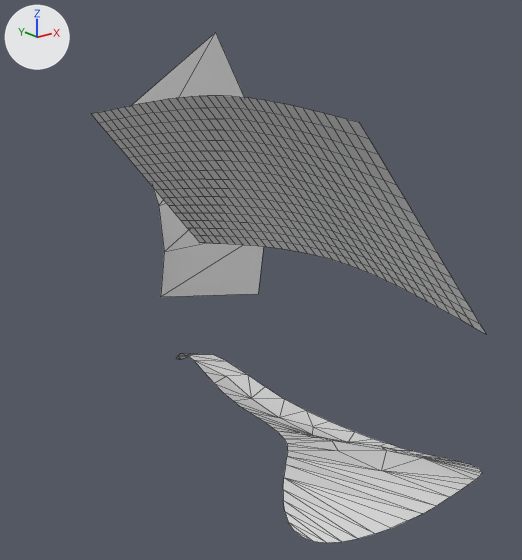
The Blender file 3d_modelling/model9.blend, before and after one commit.
Rendered twice from a 50 mm lens placed at (-59.0, -63.6, 37.7), pointed at (2.5, 13.2, 7.0). Lighting does not change. The marker at upper left points along +X, +Y and +Z. Mesh edges are drawn as thin lines.
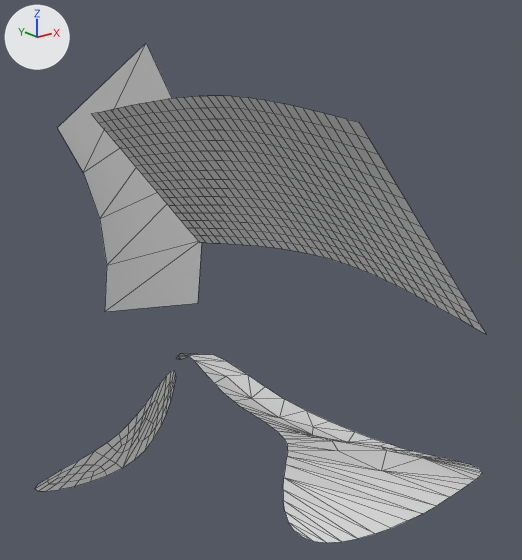
What changed in the scene script:
```text
Add me_plane_003:
    me_plane_003.from_pydata([(3.54, 0.38, 0.0), (3.99, 0.21, 0.0), (-2.29, -2.34, 0.0), (2.16, -1.19, 0.0), (1.67, -3.2, 0.0), (0.65, -1.97, 0.0), (3.17, -2.08, 0.0), (-1.28, -2.92, 0.0)], [], [(4, 0, 3), (3, 5, 4), (6, 0, 4), (1, 0, 6), (2, 7, 5), (7, 4, 5)])
Change ob_cylinder:
    ob_cylinder.location: (-35.8, 59.5, 3.3) -> (-46.7, 56.2, 1.4)
    ob_cylinder.rotation_euler: (-80.14, -3.718, -0.156) -> (-80.11, -3.719, 0.0255)  # degrees (88, -213, -8.9) -> degrees (90, -213, 1.5)
Add ob_plane_001:
    ob_plane_001 = bpy.data.objects.new('Plane.001', me_plane_003)
    ob_plane_001.location = (-14.4, 40.7, -18.3)
    ob_plane_001.rotation_euler = (1.571, 0.0, 0.0)  # degrees (90, 0, 0)
    ob_plane_001.scale = (5.0, 5.0, 1.0)
    _m = ob_plane_001.modifiers.new('Subsurf', 'SUBSURF')
    _m.levels = 2
```

Location of each change, (x1, y1, x2, y2) in pixels of the pictures (522 x 560 px):
'Cylinder', moved, turned
    before: (133, 32, 264, 297)
    after: (58, 43, 202, 312)
'Plane.001', added
    after: (35, 370, 176, 491)
